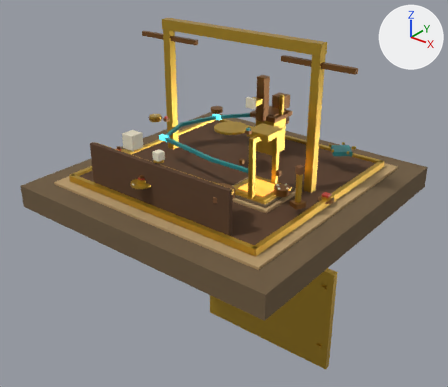
The Blender file blends/props/observatory_platform.blend: old version first, new version second.
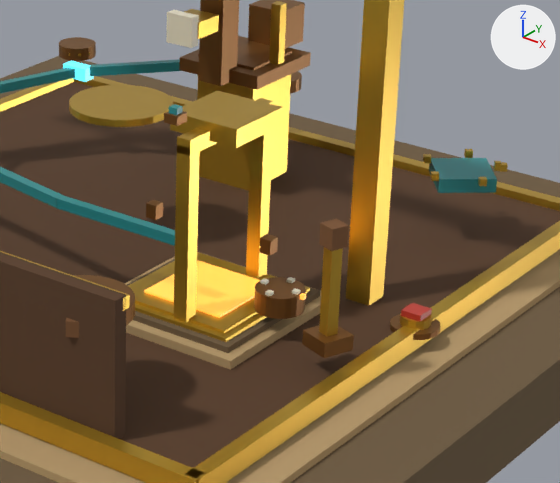
The first picture shows the older version from a camera (50 mm lens) standing at (7.72, -9.88, 5.59) and looking at (-0.3, 0.13, -0.61). The close-ups show the older and then the newer version on the part from 43% to 83% of the width and 24% to 65% of the height of that picture. Only the edits that show in the close-ups are written down. The axes (+X, +Y, +Z) are drawn at upper right. The lights are the same throughout.

Before the edit, the objects in view are built like this:
```python
me_elevationknob = bpy.data.meshes.new('ElevationKnob')
me_elevationknob.from_pydata(...)  # 176 vertices, 112 faces; spans x -0.155..0.155, y -0.15..0.15, z -0.05..0.05
me_elevationknob.materials.append(mat_palette_004)
me_inscribelever = bpy.data.meshes.new('InscribeLever')
me_inscribelever.from_pydata(...)  # a box spanning x -0.04..0.04, y -0.04..0.04, z 0.0..0.7; a box spanning x -0.06..0.06, y -0.06..0.06, z 0.63..0.77; a box spanning x -0.11..0.11, y -0.11..0.11, z -0.05..0.05
me_inscribelever.materials.append(mat_palette_014)
me_telescopemount = bpy.data.meshes.new('TelescopeMount')
me_telescopemount.from_pydata(...)  # 112 vertices, 74 faces; spans x -0.36..0.36, y -0.36..2.05, z 0.1..1.95
me_telescopemount.materials.append(mat_palette_002)
ob_elevationknob = bpy.data.objects.new('ElevationKnob', me_elevationknob)
ob_elevationknob.location = (-1.742, 1.651, 0.7)
ob_elevationknob.rotation_euler = (0.0, 0.0, -3.9)  # degrees (0, 0, -223)
ob_inscribelever = bpy.data.objects.new('InscribeLever', me_inscribelever)
ob_inscribelever.location = (2.254, -0.823, 0.3)
ob_inscribelever.rotation_euler = (0.0, 0.0, -0.35)  # degrees (0, 0, -20)
ob_telescopemount = bpy.data.objects.new('TelescopeMount', me_telescopemount)
ob_telescopemount.location = (0.0, 0.0, 0.0)
# also in view: 'LayerDrum' at (1.76, -0.6, 0.36); 'Mold' at (1.2, -0.6, 0.24); 'Pipes' at (-0.27, 0.3, 0.85); 'Crank' at (1.3, -2.05, 0.72); 'SigilSelector' at (1.84, 1.51, 0.58)
```
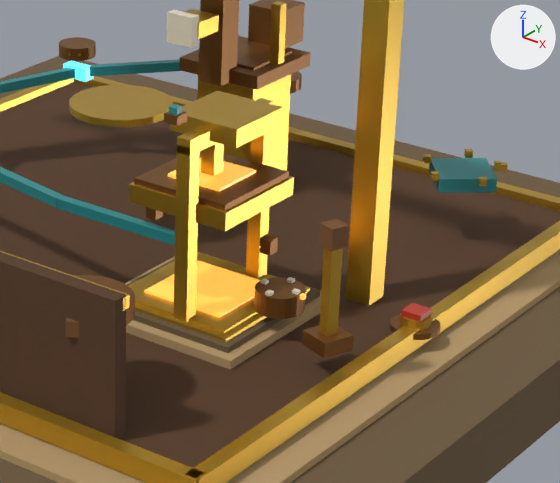
Where the change shows, as pixel boxes [x1, y1, x2, y2] in the close-ups (560 x 483 px):
```json
{"object": "PressPlaten", "change": "added", "after": [129, 143, 294, 231]}
```

The change, as JSON lines over the scene's bpy script:
```json
{"op": "add", "block": "me_pressplaten", "code": ["me_pressplaten = bpy.data.meshes.new('PressPlaten')", "me_pressplaten.from_pydata(...)  # a box spanning x -0.375..0.375, y -0.375..0.375, z -0.06..0.06; a box spanning x -0.35..0.35, y -0.35..0.35, z 0.06..0.1; a box spanning x -0.2..0.2, y -0.2..0.2, z 0.1..0.12; a box spanning x -0.05..0.05, y -0.05..0.05, z 0.1..0.5", "me_pressplaten.materials.append(mat_palette_013)"]}
{"op": "add", "block": "ob_pressplaten", "code": ["ob_pressplaten = bpy.data.objects.new('PressPlaten', me_pressplaten)", "ob_pressplaten.location = (1.2, -0.6, 0.95)"]}
```
